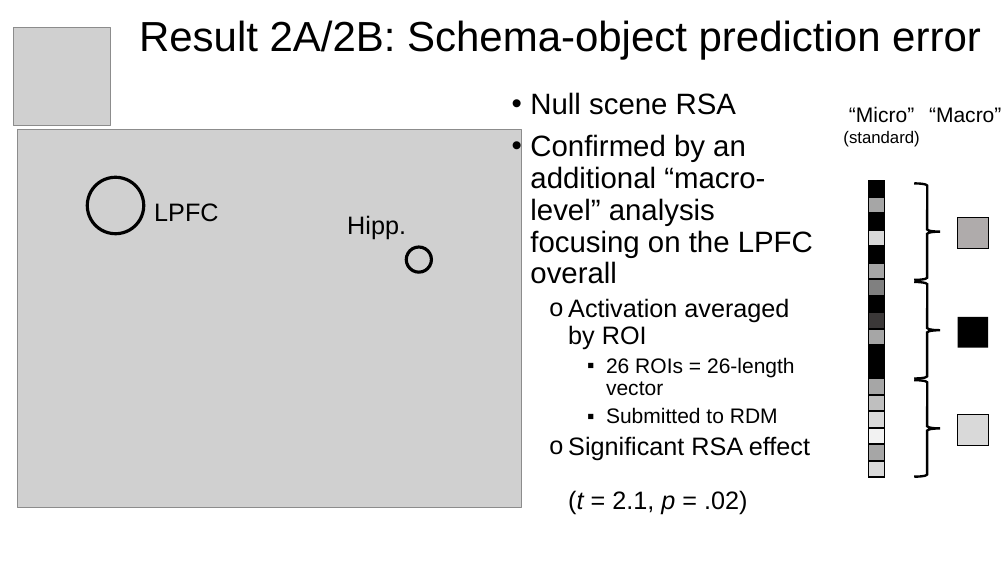
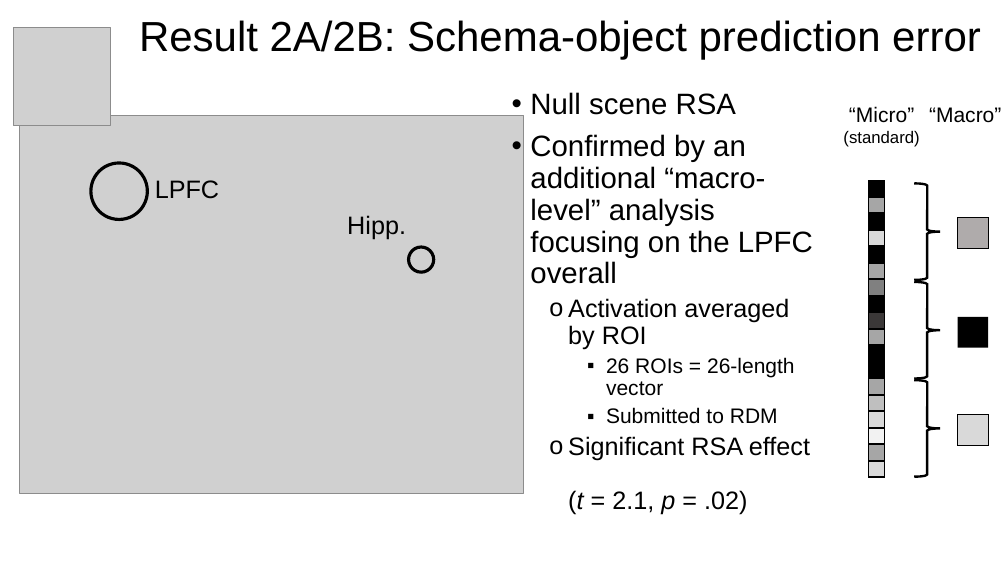
Before and after one commit to paulcbogdan/SchemeRep_PB, a slide deck: slide 18 of SchemeRep_PB_Sep27.pptx. Drawn at 1008x567 pixels with LibreOffice and Linux fonts; fonts in the diff are those of the drawing; grey boxes stand for pictures. Boxes give left, top, right and bottom in pixels: in the first picture for what was removed or moved away, otherwise in the second. Text is boxed around its words. In the diff, an @@ line names an element or a change of style, - is before the commit and + after.

```diff
--- a/SchemeRep_PB_Sep27.pptx
+++ b/SchemeRep_PB_Sep27.pptx
@@ picture moved from (x1=17, y1=129, x2=522, y2=507) to (x1=20, y1=115, x2=524, y2=493) @@
@@ ellipse moved from (x1=87, y1=177, x2=144, y2=234) to (x1=91, y1=163, x2=147, y2=220) @@
@@ text "LPFC" moved from (x1=154, y1=203, x2=218, y2=222) to (x1=155, y1=180, x2=219, y2=199) @@
```
Also in this commit, not shown: 5 other slides changed, 5 slides added, 10 other files.
